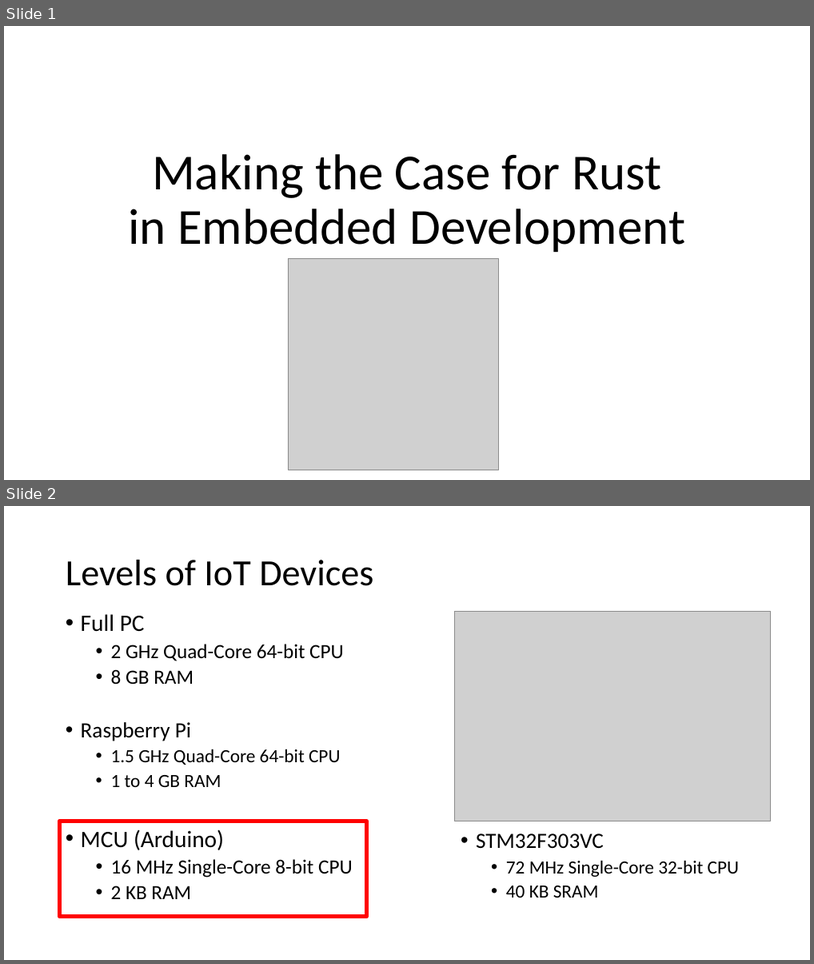
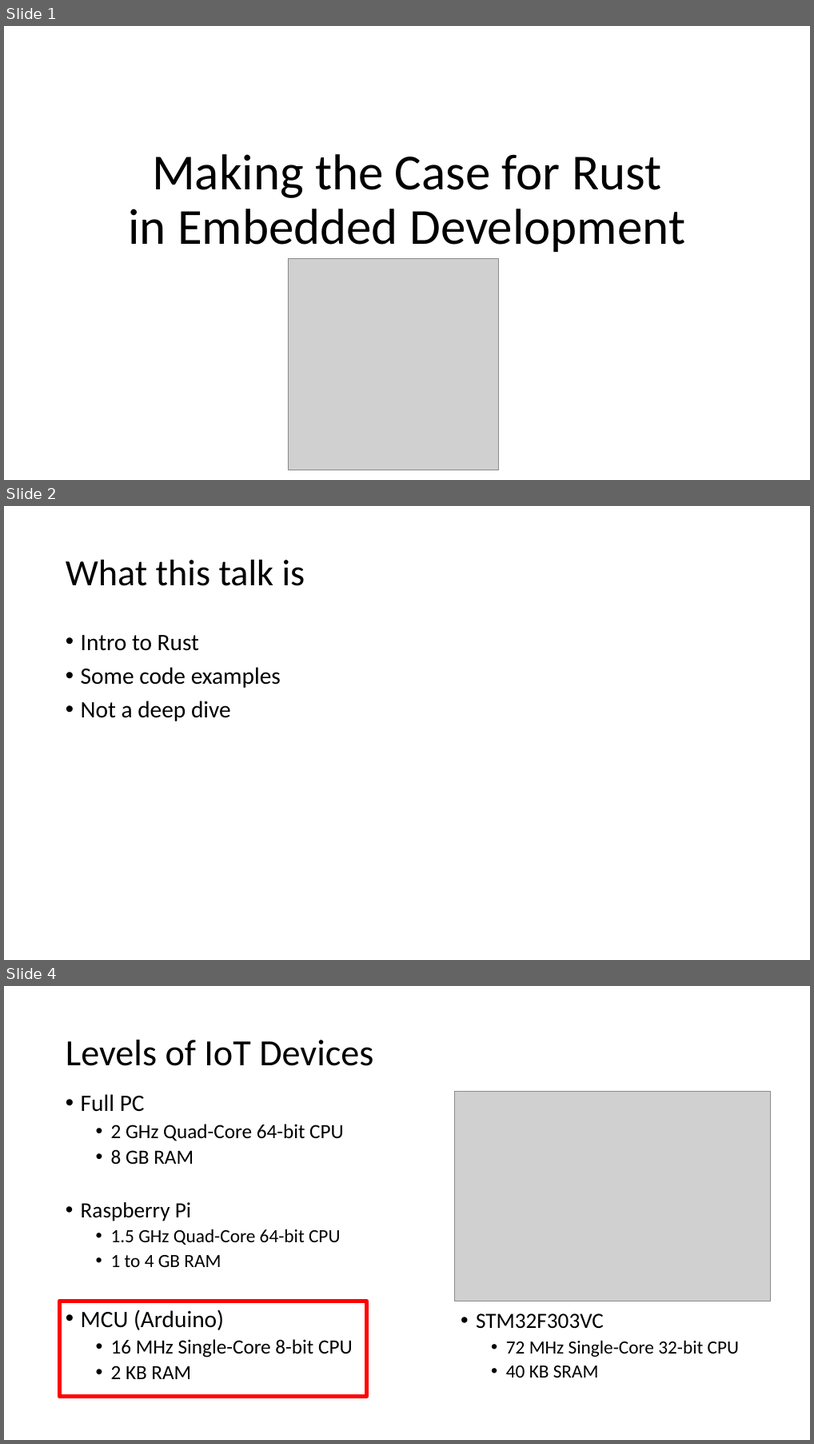
Before and after one commit to ProgrammerAL/Presentations-2019, a slide deck: 09-04 - Making the Case for Rust/Making the Case for Rust.pptx. Shown one above the other, each under a label of ours: slides 1 and 2 before the commit, slides 1, 2 and 4 after it; the slides between them are not shown. The pictures are 814x964 and 814x1444 pixels, drawn with LibreOffice and Linux fonts; fonts in the diff are those of the drawing; grey boxes stand for pictures. Boxes give left, top, right and bottom in pixels: in the first picture for what was removed or moved away, otherwise in the second. Text is boxed around its words. In the diff, an @@ line names an element or a change of style, - is before the commit and + after.

```diff
--- a/09-04 - Making the Case for Rust/Making the Case for Rust.pptx
+++ b/09-04 - Making the Case for Rust/Making the Case for Rust.pptx
@@ slide 2 added at bbox=[4, 506, 810, 960], background #FFFFFF @@
@@ title added at bbox=[66, 560, 306, 586], 44 pt, text #000000 @@
+What this talk is
@@ text added at bbox=[81, 635, 281, 721], 28 pt, text #000000 @@
+• Intro to Rust
+• Some code examples
+• Not a deep dive
@@ what was slide 2 is now slide 4 @@
```
Also in this commit, not shown: 1 slide changed, 3 other slides added, 2 slides removed.
